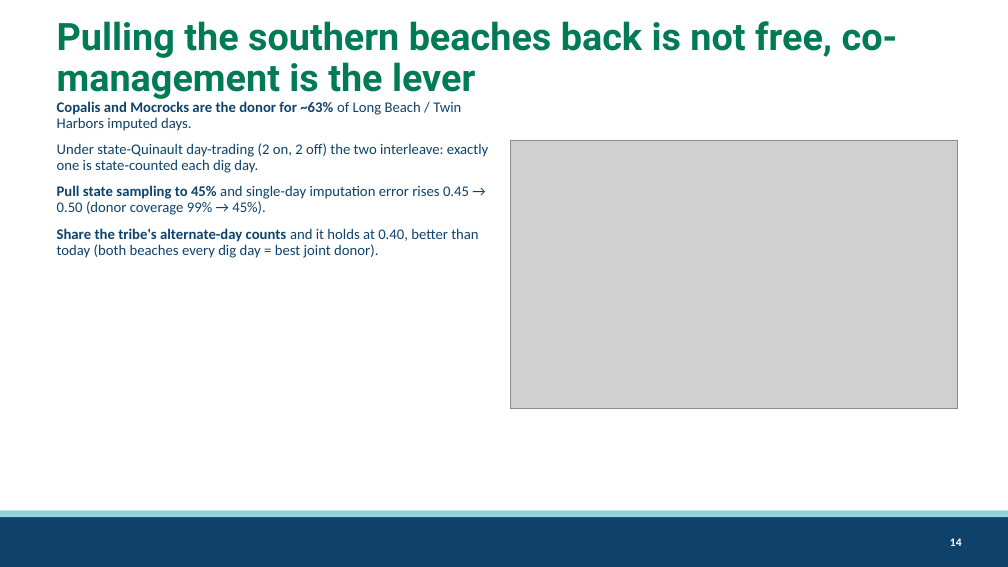
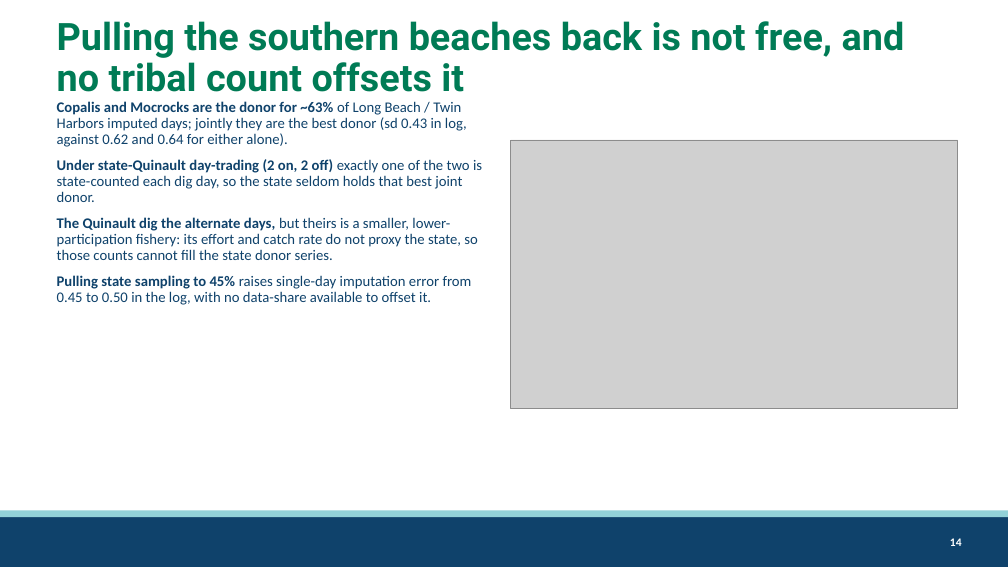
Before and after one commit to mattgeorgephd/razor-clam-harvest-monitoring, a slide deck: slide 14 of 07_presentations/razor-clam-sampling-design.pptx. Drawn at 1008x567 pixels with LibreOffice and Linux fonts; fonts in the diff are those of the drawing; grey boxes stand for pictures; background and template pictures are left out. Boxes give left, top, right and bottom in pixels: in the first picture for what was removed or moved away, otherwise in the second. Text is boxed around its words. In the diff, an @@ line names an element or a change of style, - is before the commit and + after.

```diff
--- a/07_presentations/razor-clam-sampling-design.pptx
+++ b/07_presentations/razor-clam-sampling-design.pptx
@@ title at (57, 21, 905, 92): text changed @@
-Pulling the southern beaches back is not free, co-management is the lever
+Pulling the southern beaches back is not free, and no tribal count offsets it
@@ text at (57, 101, 482, 305): text changed @@
-Copalis and Mocrocks are the donor for ~63% of Long Beach / Twin Harbors imputed days.
-Under state-Quinault day-trading (2 on, 2 off) the two interleave: exactly one is state-counted each dig day.
-Pull state sampling to 45% and single-day imputation error rises 0.45 → 0.50 (donor coverage 99% → 45%).
-Share the tribe's alternate-day counts and it holds at 0.40, better than today (both beaches every dig day = best joint donor).
+Copalis and Mocrocks are the donor for ~63% of Long Beach / Twin Harbors imputed days; jointly they are the best donor (sd 0.43 in log, against 0.62 and 0.64 for either alone).
+Under state-Quinault day-trading (2 on, 2 off) exactly one of the two is state-counted each dig day, so the state seldom holds that best joint donor.
+The Quinault dig the alternate days, but theirs is a smaller, lower-participation fishery: its effort and catch rate do not proxy the state, so those counts cannot fill the state donor series.
+Pulling state sampling to 45% raises single-day imputation error from 0.45 to 0.50 in the log, with no data-share available to offset it.
```
Also in this commit, not shown: 5 other slides changed, 4 slides added, 5 other files.
